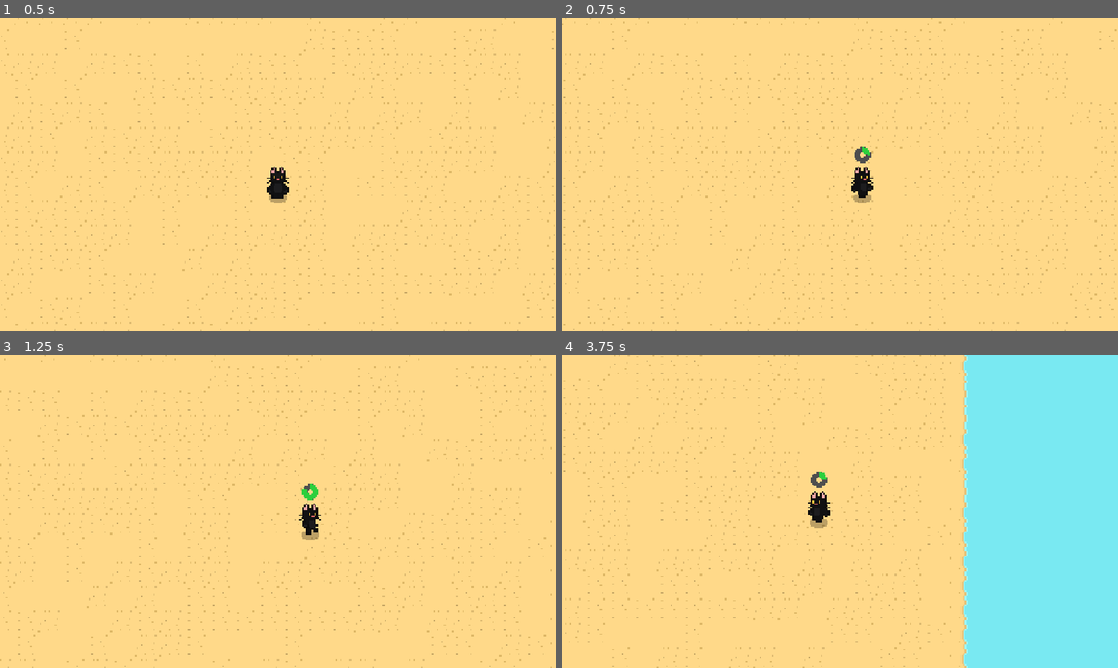
Above: before the commit, frames 1-4 (two rows, left to right).
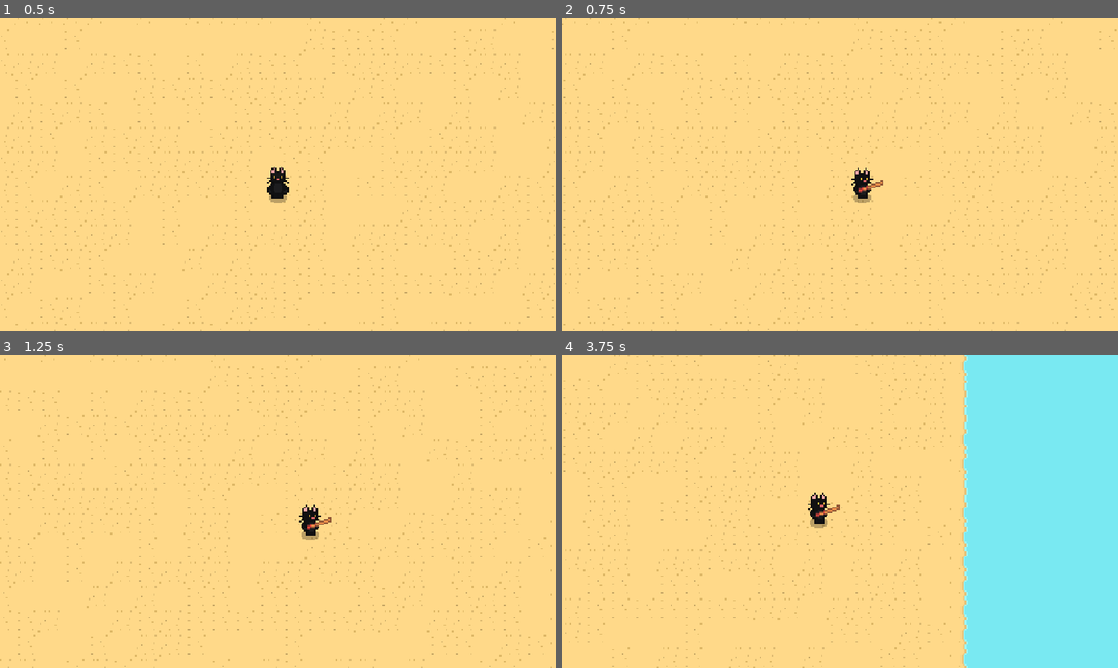
Above: after the commit, the same moments.

Repository: minotaa/beachside-tactics-2
Game: Godot game, scene res://scenes/game.tscn
Same seed, same stepped clock (60 frames per second), same inputs: the game is played once before the commit and once after it.
Inputs (mouse positions are in pixels of both pictures, inside the frame that each line leads up to):
- Up to frame 1 (0.5 s): no input
- Up to frame 2 (0.75 s): tap Enter at 0.5 s; move the mouse to (962, 158) at 0.52 s; press the mouse at (962, 158) at 0.53 s; hold D (right) from 0.53 s (still down)
- Up to frame 3 (1.25 s): keep holding D (right)
- Up to frame 4 (3.75 s): move the mouse to (728, 527) at 1.27 s; release D (right) at 1.28 s; release the mouse at (728, 527) at 1.28 s; hold S (down) 1.28-2.03 s; click (728, 527) at 1.35 s; move the mouse to (895, 442) at 2.02 s; press the mouse at (895, 442) at 2.03 s; hold D (right) 2.03-2.78 s; move the mouse to (812, 574) at 2.77 s; release the mouse at (812, 574) at 2.78 s; hold W (up) 2.78-3.53 s; click (812, 574) at 2.85 s; move the mouse to (1006, 558) at 3.52 s; press the mouse at (1006, 558) at 3.53 s; hold A (left) from 3.53 s (still down)

Frame 1 is identical in both runs. In frame 2, 0.3% of the frame differs, in the area x 52-58%, y 41-58%; in frame 3, 0.3%; in frame 4, 0.3%.

Commit message:
new casting control and bait and fish sheet

Diff:
--- a/scripts/player.gd
+++ b/scripts/player.gd
@@ -80,24 +80,6 @@
 	velocity = velocity.normalized() * BASE_WALKING_SPEED
 
 	if Input.is_action_pressed("fish"):
-		if not $FishPowerBar.visible:
-			$FishPowerBar.visible = true
-			$FishPowerBar.value = 0
-			hantenjutsushiki = false
-		if hantenjutsushiki:
-			$FishPowerBar.value -= randi_range(1, 3)
-			if $FishPowerBar.value <= 0:
-				hantenjutsushiki = false
-		else:
-			$FishPowerBar.value += randi_range(1, 3)
-			if $FishPowerBar.value >= 100:
-				hantenjutsushiki = true
-
-	if Input.is_action_just_released("fish"):
-		$FishPowerBar.visible = false
-		$FishPowerBar.value = 0
-		hantenjutsushiki = false
-
 		var mouse_pos = get_global_mouse_position()
 		var direction_vec = (mouse_pos - global_position).normalized()
 		var fish_dir := ""
@@ -154,12 +136,12 @@
 		bobber.get_node("Line2D").set_point_position(0, Vector2(0.0, -1.5))
 		add_child(bobber)
 		var dir = DIRECTIONS[get_fishing_direction()]
-		var power = min(100.0, $FishPowerBar.value) / 100.0
+		#var power = min(100.0, $FishPowerBar.value) / 100.0
 
 		if abs(dir.x) > 0.1:
 			dir = (dir + Vector2(0, 0.15)).normalized()
 
-		var mult = 100.0 + (power * 550.0)
+		var mult = 120.0 #+ (power * 550.0)
 		bobber.apply_impulse(dir * mult)
 
 		await get_tree().create_timer(0.95).timeout
Binary file added: assets/sprites/bait.png
Binary file added: assets/sprites/fish.png
